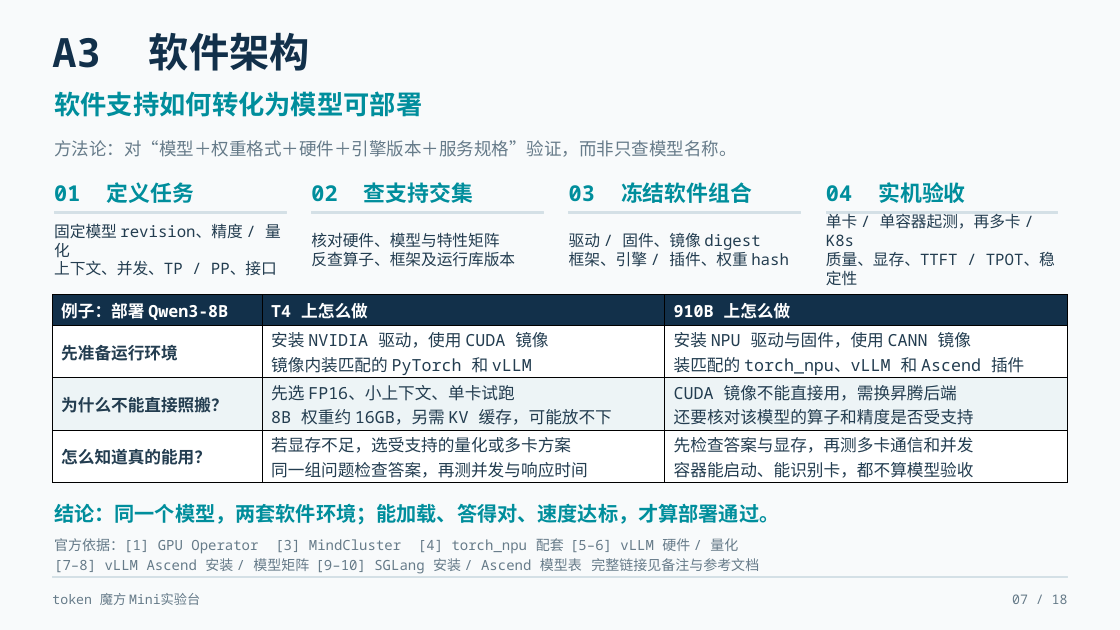
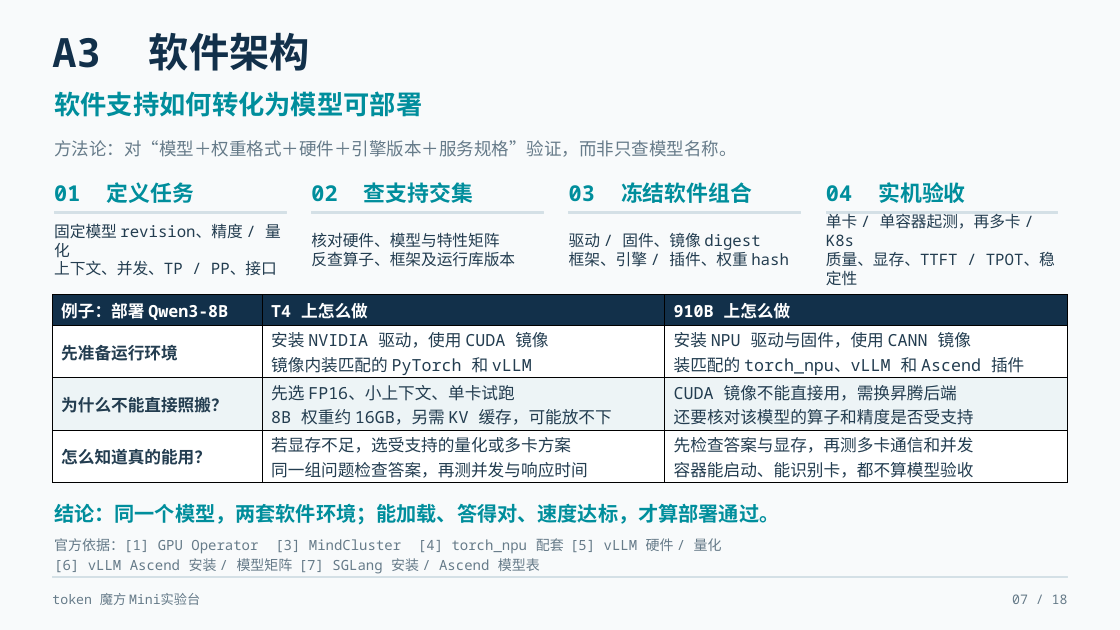
Before and after one commit to KurisuZhang/codex-catl, a slide deck: slide 7 of output/token_mini/Token魔方Mini实验台_完整合并版_修复版.pptx. Drawn at 1120x630 pixels with LibreOffice and Linux fonts; fonts in the diff are those of the drawing. Boxes give left, top, right and bottom in pixels: in the first picture for what was removed or moved away, otherwise in the second. Text is boxed around its words. In the diff, an @@ line names an element or a change of style, - is before the commit and + after.

```diff
--- a/output/token_mini/Token魔方Mini实验台_完整合并版_修复版.pptx
+++ b/output/token_mini/Token魔方Mini实验台_完整合并版_修复版.pptx
@@ text at [54,538,722,554]: text changed @@
-官方依据：[1] GPU Operator [3] MindCluster [4] torch_npu 配套 [5–6] vLLM 硬件 / 量化
+官方依据：[1] GPU Operator [3] MindCluster [4] torch_npu 配套 [5] vLLM 硬件 / 量化
@@ text at [54,558,540,574]: text changed @@
-[7–8] vLLM Ascend 安装 / 模型矩阵 [9–10] SGLang 安装 / Ascend 模型表 完整链接见备注与参考文档
+[6] vLLM Ascend 安装 / 模型矩阵 [7] SGLang 安装 / Ascend 模型表
```
Also in this commit, not shown: 12 other slides changed, 21 other files.
